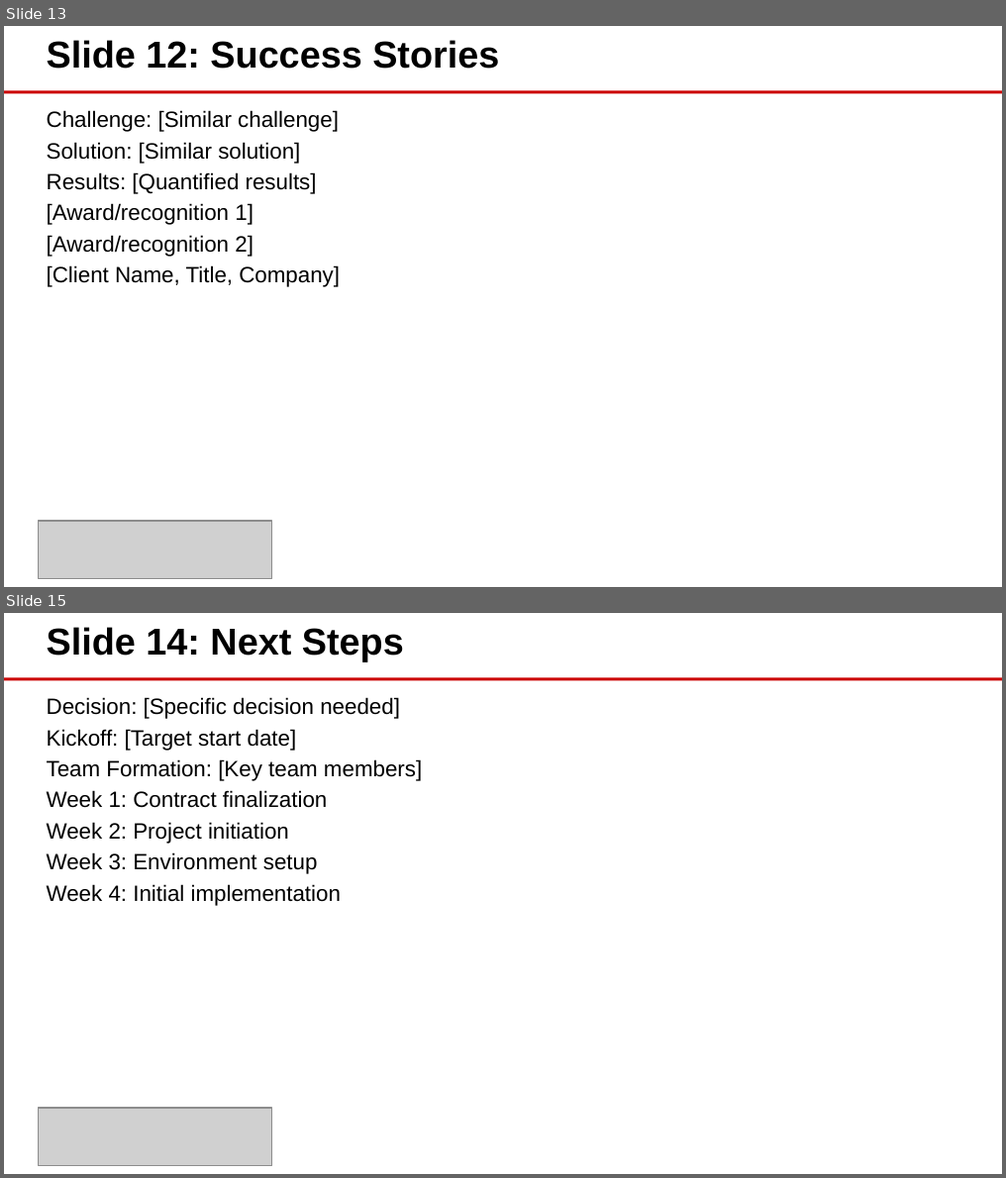
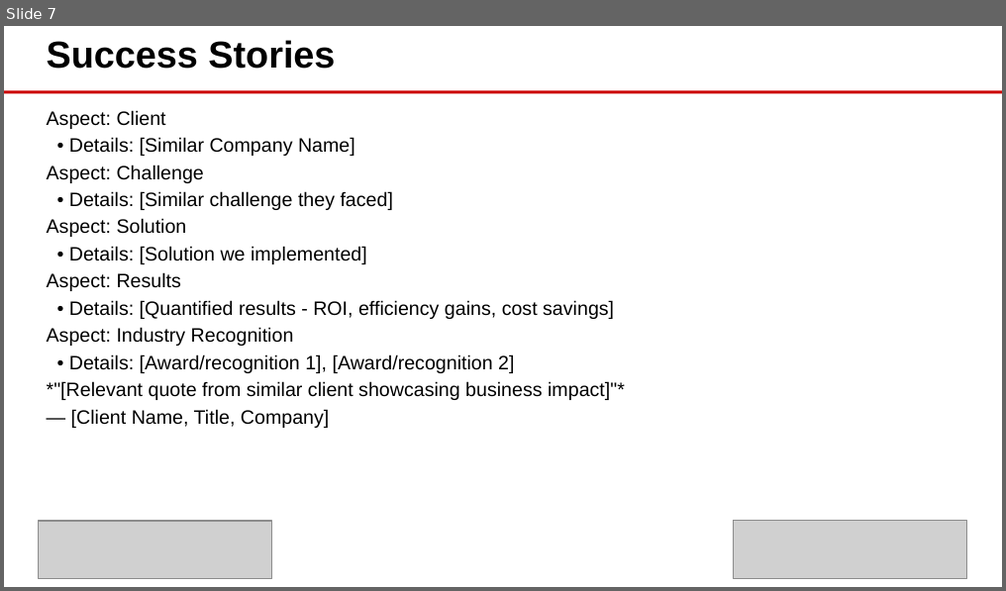
Before and after one commit to eoframework/solutions, a slide deck: solution-template/sample-provider/sample-category/sample-solution/presales/solution-briefing.pptx. Shown one above the other, each under a label of ours: slides 13 and 15 before the commit, slide 7 after it; the slides between them are not shown. The pictures are 1006x1178 and 1006x591 pixels, drawn with LibreOffice and Linux fonts; fonts in the diff are those of the drawing; grey boxes stand for pictures; background and template pictures are left out. Boxes give left, top, right and bottom in pixels: in the first picture for what was removed or moved away, otherwise in the second. Text is boxed around its words. In the diff, an @@ line names an element or a change of style, - is before the commit and + after.

```diff
--- a/solution-template/sample-provider/sample-category/sample-solution/presales/solution-briefing.pptx
+++ b/solution-template/sample-provider/sample-category/sample-solution/presales/solution-briefing.pptx
@@ slide 15 removed at bbox=[4, 613, 1002, 1174], background #FFFFFF; not listed: 1 template element that a slide beside it also shows @@
@@ text removed at bbox=[47, 627, 404, 663] @@
-Slide 14: Next Steps
@@ text removed at bbox=[47, 697, 422, 906] @@
-Decision: [Specific decision needed]
-Kickoff: [Target start date]
-Team Formation: [Key team members]
-Week 1: Contract finalization
-Week 2: Project initiation
-Week 3: Environment setup
-Week 4: Initial implementation
@@ picture removed at bbox=[38, 1108, 271, 1165] @@
@@ what was slide 13 is now slide 7 @@
@@ slide 7 changed as well @@
@@ text at bbox=[47, 40, 335, 69]: text changed @@
-Slide 12: Success Stories
+Success Stories
@@ text at bbox=[47, 110, 625, 428]: text changed; size 16 to 14 pt @@
-Challenge: [Similar challenge]
-Solution: [Similar solution]
-Results: [Quantified results]
-[Award/recognition 1]
-[Award/recognition 2]
-[Client Name, Title, Company]
+Aspect: Client
+• Details: [Similar Company Name]
+Aspect: Challenge
+• Details: [Similar challenge they faced]
+Aspect: Solution
+• Details: [Solution we implemented]
+Aspect: Results
+• Details: [Quantified results - ROI, efficiency gains, cost savings]
+Aspect: Industry Recognition
+• Details: [Award/recognition 1], [Award/recognition 2]
+*"[Relevant quote from similar client showcasing business impact]"*
+— [Client Name, Title, Company]
@@ picture added at bbox=[734, 521, 967, 578] @@
```
Also in this commit, not shown: 5 other slides changed, 1 slide added, 12 other slides removed, 2 other files.
